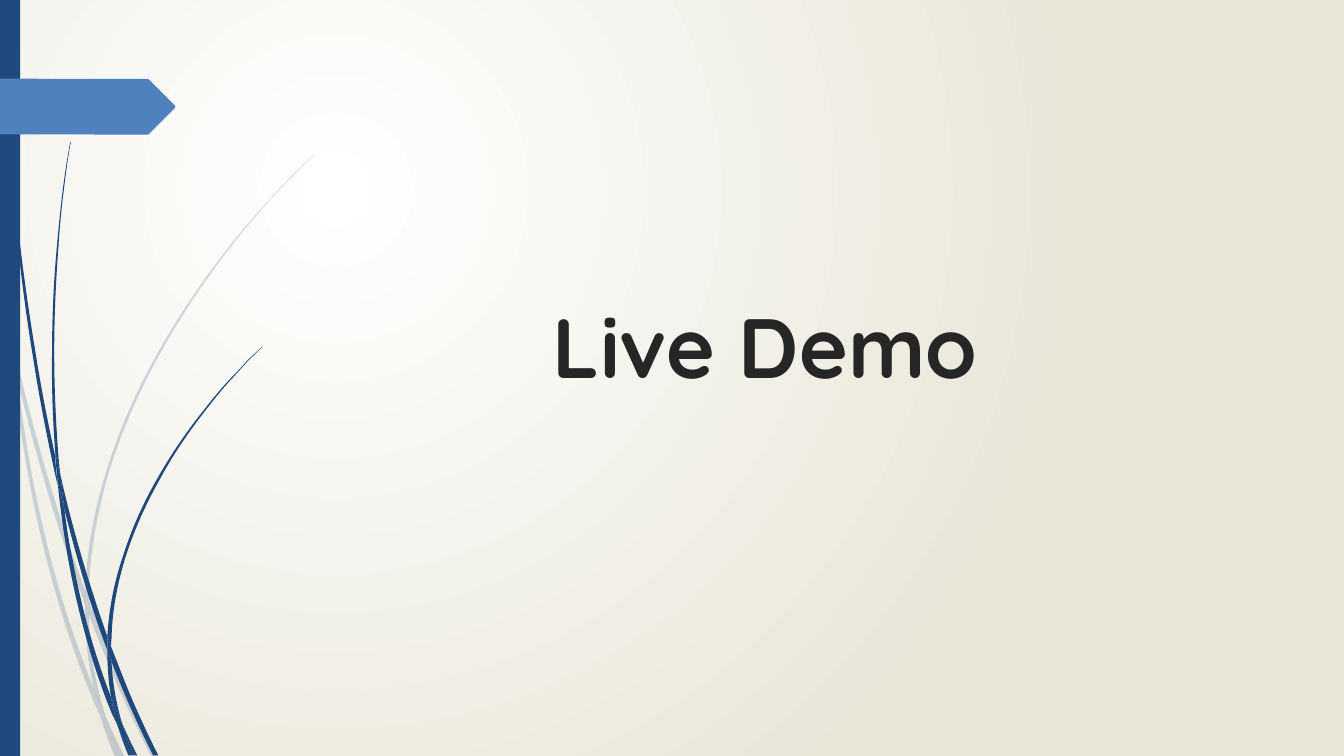
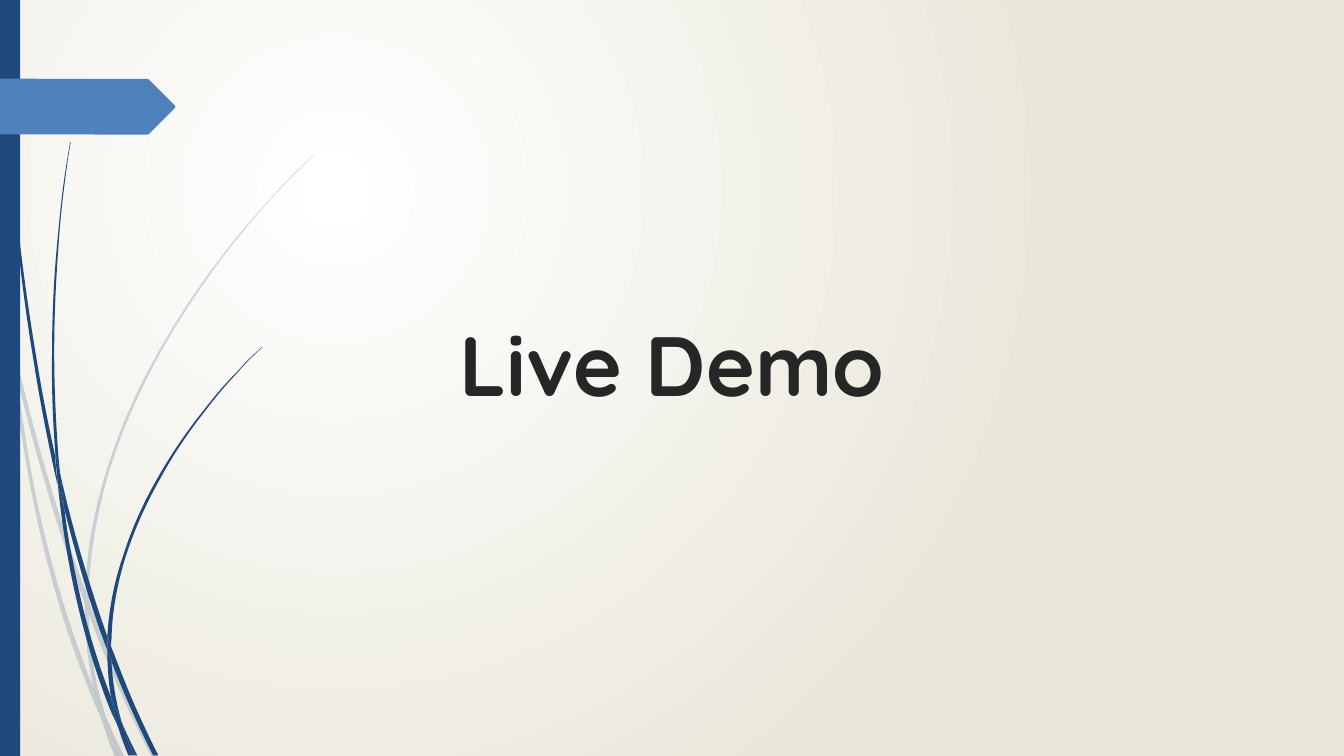
Before and after one commit to cos301-2019-se/Defendr, a slide deck: slide 7 of SRS/SlideShow3.pptx. Drawn at 1344x756 pixels with LibreOffice and Linux fonts; fonts in the diff are those of the drawing. Boxes give left, top, right and bottom in pixels: in the first picture for what was removed or moved away, otherwise in the second. Text is boxed around its words. In the diff, an @@ line names an element or a change of style, - is before the commit and + after.

```diff
--- a/SRS/SlideShow3.pptx
+++ b/SRS/SlideShow3.pptx
@@ title "Live Demo": place and size @@
-title "Live Demo" at (553,317,977,379)
+title "Live Demo" at (460,335,884,397)
```
Also in this commit, not shown: 6 other slides changed, 3 slides added.
